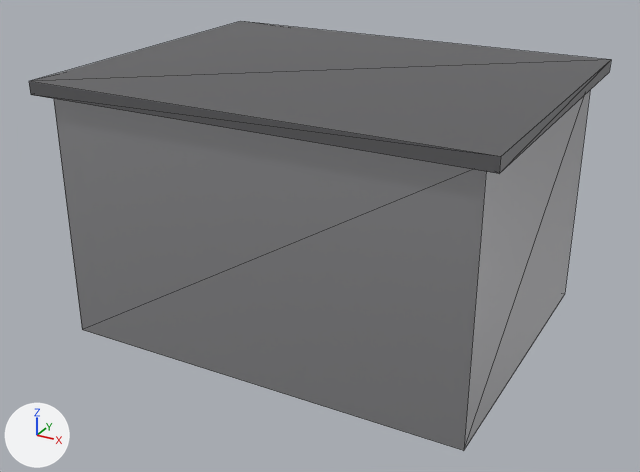
Renders of the glTF model public/assets/glb/raw/construction-shed.glb from each side of a commit.
One viewpoint serves both versions: a camera (50 mm lens) standing at (5.68, -10.72, 6.59) and looking at (0.05, -0.5, 1.48). Lighting does not change. The marker at lower left points along +X, +Y and +Z. The picture after the commit comes second. Mesh edges are drawn as thin lines. Vertices at exactly the same position are counted once.

The first picture shows 'darkMetal', 'metal'.
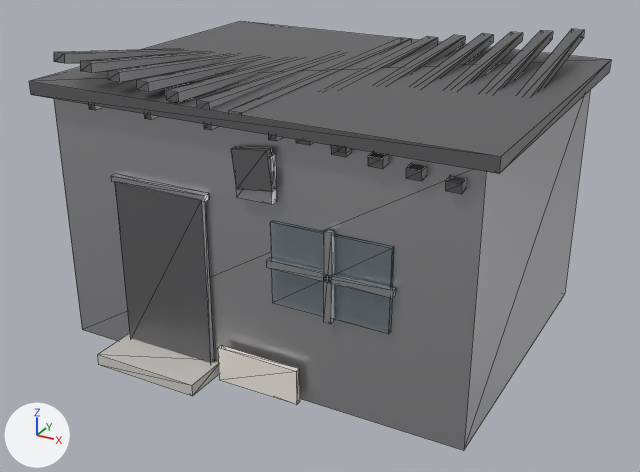
Where the change shows, as pixel boxes [x1, y1, x2, y2] in the pictures (640 x 472 px; the box of a moved part takes in the faces that stretch with it):
'darkMetal', reshaped (123% taller): before [29, 21, 611, 174]; after [29, 21, 611, 363]
'glass', added: after [270, 221, 394, 334]
'concrete', added: after [97, 334, 219, 396]
'render', added: after [218, 345, 300, 405]
part 1 of me_metal_mesh, added: after [323, 229, 334, 324]
part 2 of me_metal_mesh, added: after [266, 258, 396, 299]
part 3 of me_metal_mesh, added: after [235, 153, 277, 205]
part 4 of me_metal_mesh, moved or reshaped (not visible before): after [111, 174, 209, 202]
part 5 of me_darkmetal_mesh, added: after [228, 38, 411, 114]
part 6 of me_darkmetal_mesh, added (mostly hidden): after [88, 105, 103, 110]
part 7 of me_darkmetal_mesh, added (mostly hidden): after [144, 114, 158, 120]
part 8 of me_darkmetal_mesh, added (mostly hidden): after [204, 124, 218, 130]
part 9 of me_darkmetal_mesh, added (mostly hidden): after [268, 135, 283, 141]
part 10 of me_darkmetal_mesh, added (mostly hidden): after [338, 147, 352, 153]
part 11 of me_darkmetal_mesh, added: after [115, 183, 214, 363]
part 12 of me_darkmetal_mesh, added: after [54, 29, 584, 194]

Diff of the bpy script that builds the scene:
```diff
--- a/public/assets/glb/raw/construction-shed.glb.py
+++ b/public/assets/glb/raw/construction-shed.glb.py
@@ me_metal_mesh @@
-me_metal_mesh.from_pydata(...)  # 64 vertices, 96 faces; spans x -3.0..3.0, y -2.3..2.3, z 0.0..3.6
+me_metal_mesh.from_pydata(...)  # 88 vertices, 132 faces; spans x -3.0..3.0, y -2.42..2.3, z 0.0..3.6
+# me_metal_mesh part 1: a new loose piece, a box spanning x 1.15..1.25, y -2.41..-2.33, z 1.3..2.5, in mat_metal (light grey #c4c4c7)
+# me_metal_mesh part 2: a new loose piece, a box spanning x 0.35..2.05, y -2.41..-2.33, z 1.85..1.95, in mat_metal (light grey #c4c4c7)
+# me_metal_mesh part 3: a new loose piece, a box spanning x -0.05..0.45, y -2.42..-2.3, z 2.7..3.3, in mat_metal (light grey #c4c4c7)
+# me_metal_mesh part 4
+# 6 vertices are removed from x -2.4..2.4, y -1.9..-0.5, z 3.27..3.43
+# 12 faces are deleted
+# 2 vertices move from x -2.4, y -1.9, z 3.27..3.43 to x -2.05, y -2.39, z 2.54..2.62
+# 6 vertices are added at (-0.55, -2.39, 2.54), (-0.55, -2.29, 2.54), (-2.05, -2.29, 2.54), (-0.55, -2.39, 2.62), (-0.55, -2.29, 2.62), (-2.05, -2.29, 2.62)
+# 12 new faces join them
 me_metal_mesh.materials.append(mat_metal)
@@ me_darkmetal_mesh @@
-me_darkmetal_mesh.from_pydata(...)  # 8 vertices, 12 faces; spans x -3.2..3.2, y -2.5..2.5, z 3.59..3.77
+me_darkmetal_mesh.from_pydata(...)  # 168 vertices, 252 faces; spans x -3.2..3.2, y -2.5..2.5, z 0.15..4.17
+# me_darkmetal_mesh part 5: a new loose piece, a box spanning x -0.09..0.09, y -2.45..2.45, z 3.66..3.78, in mat_darkmetal (grey #818184)
+# me_darkmetal_mesh part 6: a new loose piece, a box spanning x -2.25..-2.15, y -2.45..2.45, z 3.51..3.65, in mat_darkmetal (grey #818184)
+# me_darkmetal_mesh part 7: a new loose piece, a box spanning x -1.35..-1.25, y -2.45..2.45, z 3.51..3.65, in mat_darkmetal (grey #818184)
+# me_darkmetal_mesh part 8: a new loose piece, a box spanning x -0.45..-0.35, y -2.45..2.45, z 3.51..3.65, in mat_darkmetal (grey #818184)
+# me_darkmetal_mesh part 9: a new loose piece, a box spanning x 0.45..0.55, y -2.45..2.45, z 3.51..3.65, in mat_darkmetal (grey #818184)
+# me_darkmetal_mesh part 10: a new loose piece, a box spanning x 1.35..1.45, y -2.45..2.45, z 3.51..3.65, in mat_darkmetal (grey #818184)
+# me_darkmetal_mesh part 11: a new loose piece, a box spanning x -2.0..-0.6, y -2.38..-2.3, z 0.15..2.55, in mat_darkmetal (grey #818184)
+# me_darkmetal_mesh part 12
+# 56 vertices are added at x -2.79..2.61, y -2.45..2.45, z 2.82..4.17
+# 48 new vertices lie (0.18, 0.0, 0.0) away from vertices in x -2.79..2.61, y -2.45..2.45, z 3.27..4.17
+# 156 new faces join them
 me_darkmetal_mesh.materials.append(mat_darkmetal)
@@ ob_render @@
+ob_render = bpy.data.objects.new('render', me_render_mesh)  # a box spanning x -0.4..0.8, y -2.48..-2.4, z 0.03..0.53; in mat_render (white #f1ebe2)
+ob_render.location = (0.0, 0.0, 0.0)
@@ ob_concrete @@
+ob_concrete = bpy.data.objects.new('concrete', me_concrete_mesh)  # a box spanning x -2.1..-0.5, y -2.95..-2.25, z 0.02..0.18; in mat_concrete (light grey #cecbc5)
+ob_concrete.location = (0.0, 0.0, 0.0)
@@ ob_glass @@
+ob_glass = bpy.data.objects.new('glass', me_glass_mesh)  # a box spanning x 0.4..2.0, y -2.37..-2.31, z 1.35..2.45; in mat_glass (blue #adc4ce)
+ob_glass.location = (0.0, 0.0, 0.0)
```
